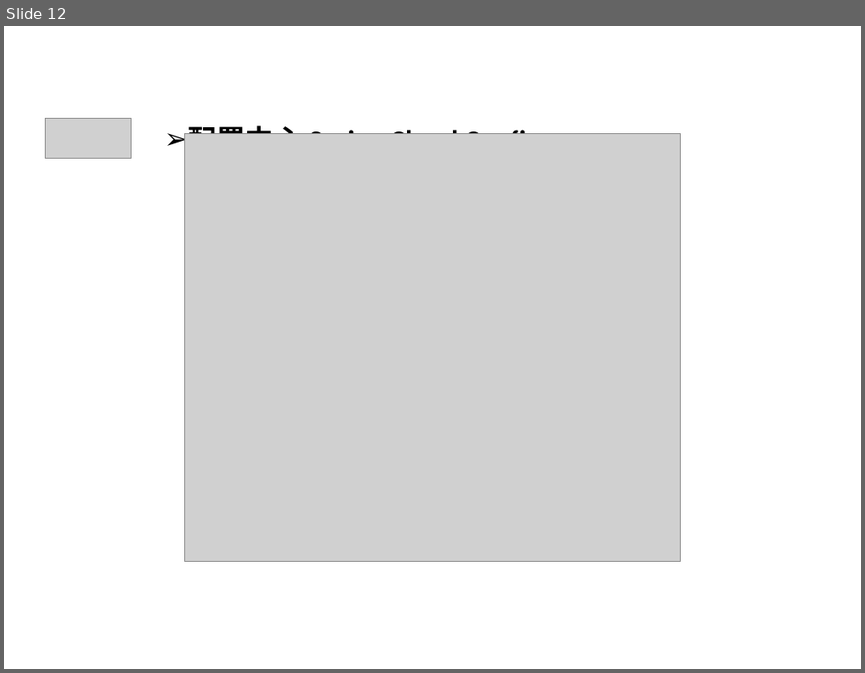
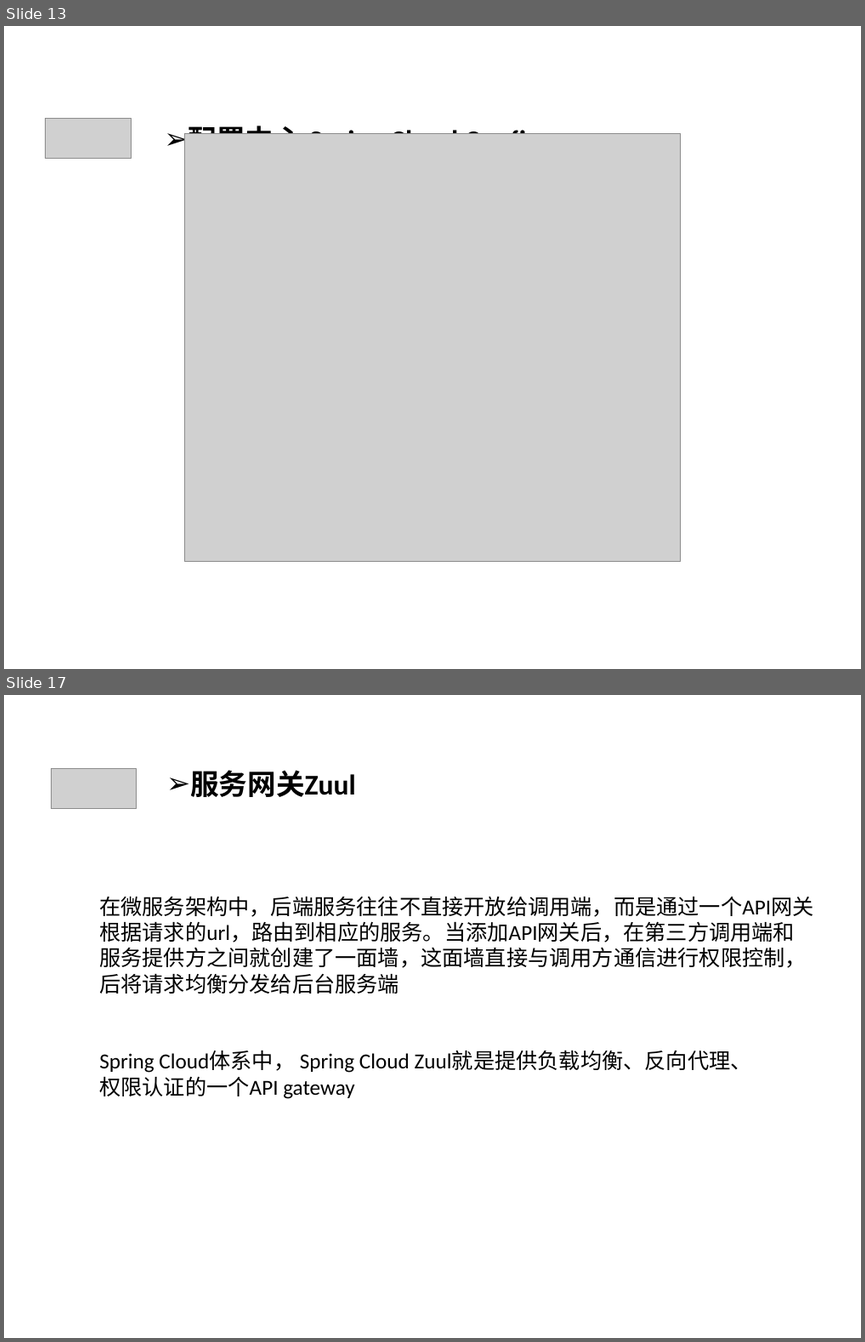
Before and after one commit to qbkken/spring_cloud, a slide deck: spring_cloud.ppt. Shown one above the other, each under a label of ours: slide 12 before the commit, slides 13 and 17 after it; the slides between them are not shown. The pictures are 865x673 and 865x1342 pixels, drawn with LibreOffice and Linux fonts; fonts in the diff are those of the drawing; grey boxes stand for pictures. Boxes give left, top, right and bottom in pixels: in the first picture for what was removed or moved away, otherwise in the second. Text is boxed around its words. In the diff, an @@ line names an element or a change of style, - is before the commit and + after.

```diff
--- a/spring_cloud.ppt
+++ b/spring_cloud.ppt
@@ slide 17 added at (x1=4, y1=695, x2=861, y2=1338), background #CCE8CF @@
@@ picture added at (x1=51, y1=769, x2=137, y2=809) @@
@@ text added at (x1=190, y1=770, x2=356, y2=797), 24 pt, text #000000, bold @@
+➢ 服务网关Zuul
@@ text added at (x1=99, y1=896, x2=813, y2=1099), 18 pt, text #000000 @@
+在微服务架构中，后端服务往往不直接开放给调用端，而是通过一个API网关
+根据请求的url，路由到相应的服务。当添加API网关后，在第三方调用端和
+服务提供方之间就创建了一面墙，这面墙直接与调用方通信进行权限控制，
+后将请求均衡分发给后台服务端
+Spring Cloud体系中， Spring Cloud Zuul就是提供负载均衡、反向代理、
+权限认证的一个API gateway
@@ what was slide 12 is now slide 13 @@
```
Also in this commit, not shown: 3 slides changed, 4 other slides added, 31 other files.
